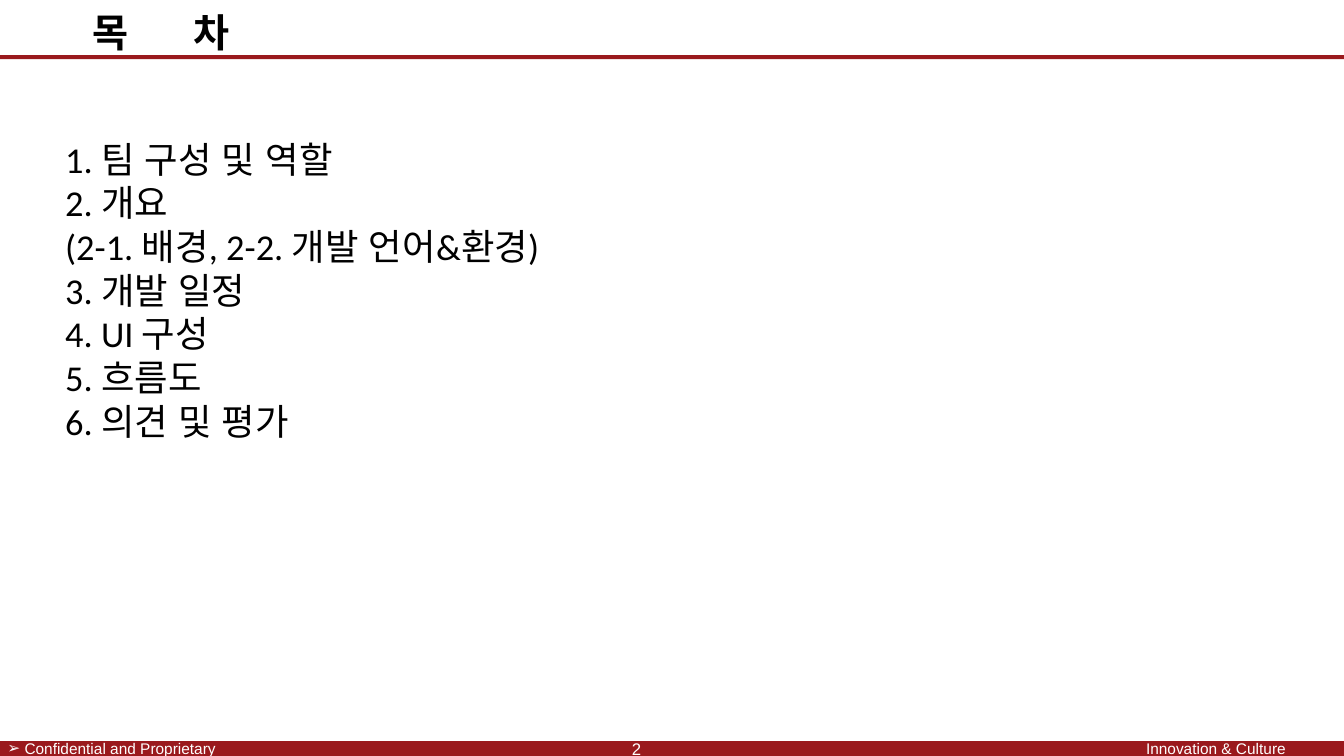
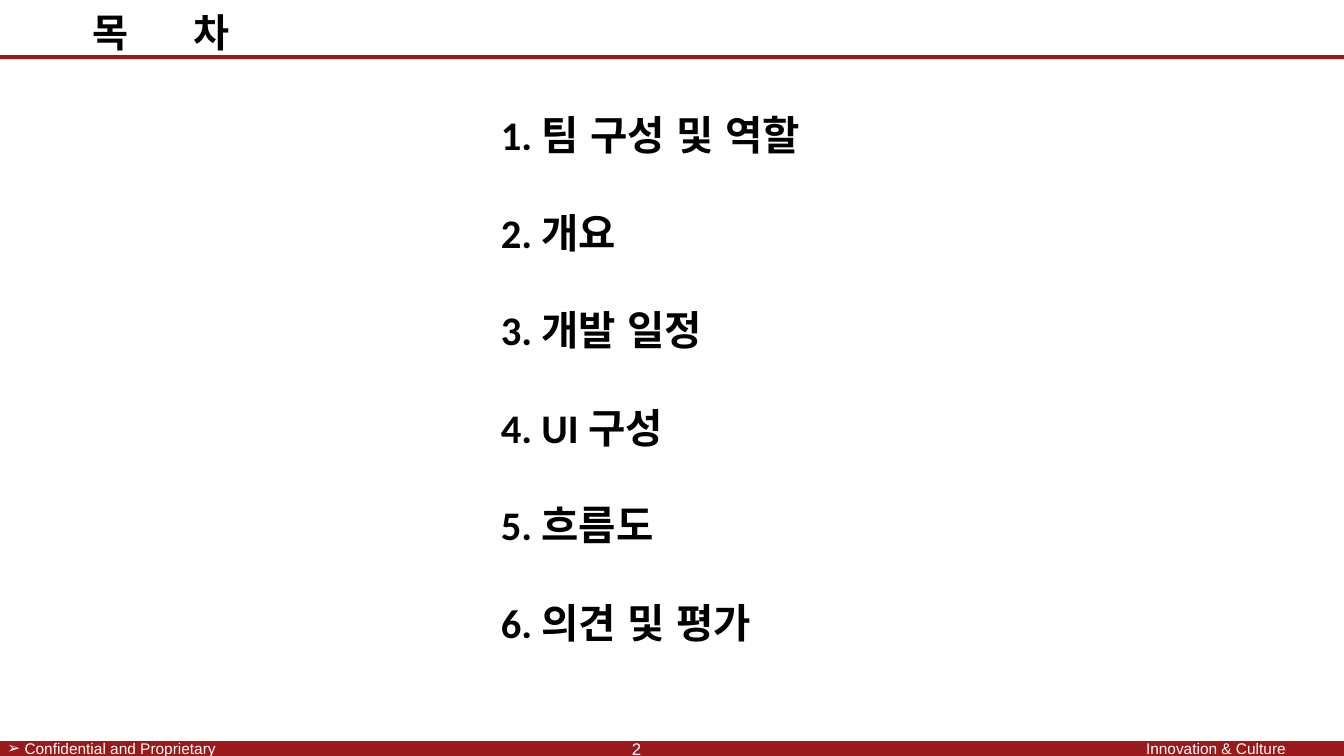
Before and after one commit to SaintSeong/JusungProject, a slide deck: slide 2 of A조 발표.pptx. Drawn at 1344x756 pixels with LibreOffice and Linux fonts; fonts in the diff are those of the drawing; background and template pictures are left out. Boxes give left, top, right and bottom in pixels: in the first picture for what was removed or moved away, otherwise in the second. Text is boxed around its words. In the diff, an @@ line names an element or a change of style, - is before the commit and + after.

```diff
--- a/A조 발표.pptx
+++ b/A조 발표.pptx
@@ text "1. 팀 구성 및 역할": place and size @@
-text "1. 팀 구성 및 역할" at (65, 142, 539, 438)
+text "1. 팀 구성 및 역할" at (501, 115, 800, 642)
@@ text "1. 팀 구성 및 역할" at (501, 115, 800, 642): size 26 to 29 pt, bold on @@
@@ text at (65, 229, 539, 265): paragraph removed @@
-(2-1. 배경, 2-2. 개발 언어&환경)
```
Also in this commit, not shown: 9 other slides changed.
